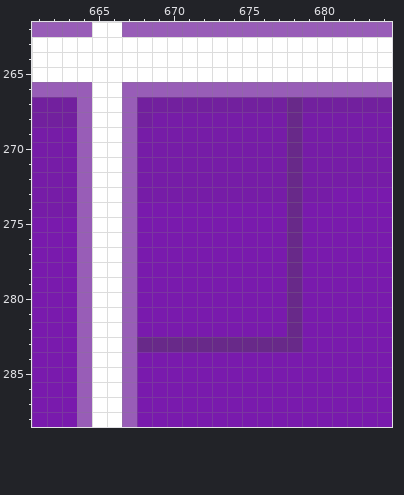
Two versions of one pixel-art file, Assets/Textures/dashboard_ui/demodashbaord.aseprite. This is how it looked before the edit.
960x540 pixels, 1 frame. Colours within 5 levels of each other are drawn and written as one. Shown: x 661..684, y 262..288. The commit also changed other parts of the picture, which this record leaves out.
After the commit:
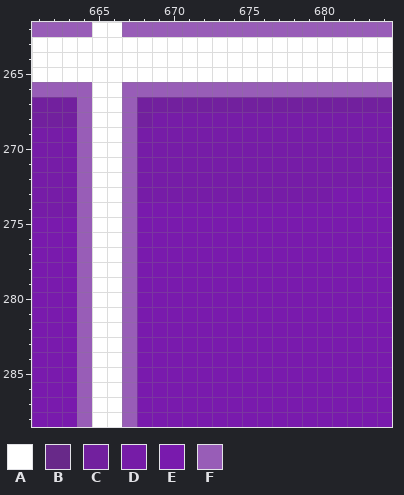
Palette (. is transparent): A #ffffff  B #682989  C #72209e  D #761ca7  E #791aad  F #985db7
From old to new:
{"where": "layer \"Layer 3\""}
{"y":267,"x":678,"old":"B","new":"C"}
{"y":268,"x":678,"old":"B","new":"D"}
{"y":269,"x":678,"old":"B","new":"D"}
{"y":270,"x":678,"old":"B","new":"D"}
{"y":271,"x":678,"old":"B","new":"D"}
{"y":272,"x":678,"old":"B","new":"D"}
{"y":273,"x":678,"old":"B","new":"D"}
{"y":274,"x":678,"old":"B","new":"E"}
{"y":275,"x":678,"old":"B","new":"E"}
{"y":276,"x":678,"old":"B","new":"E"}
{"y":277,"x":678,"old":"B","new":"E"}
{"y":278,"x":678,"old":"B","new":"E"}
{"y":279,"x":678,"old":"B","new":"E"}
{"y":280,"x":678,"old":"B","new":"E"}
{"y":281,"x":678,"old":"B","new":"E"}
{"y":282,"x":678,"old":"B","new":"E"}
{"y":283,"x":668,"old":"BBBBBBBBBBB","new":"EEEEEEEEEEE"}
{"label":"changed","picture_box":[137,97,302,352]}
